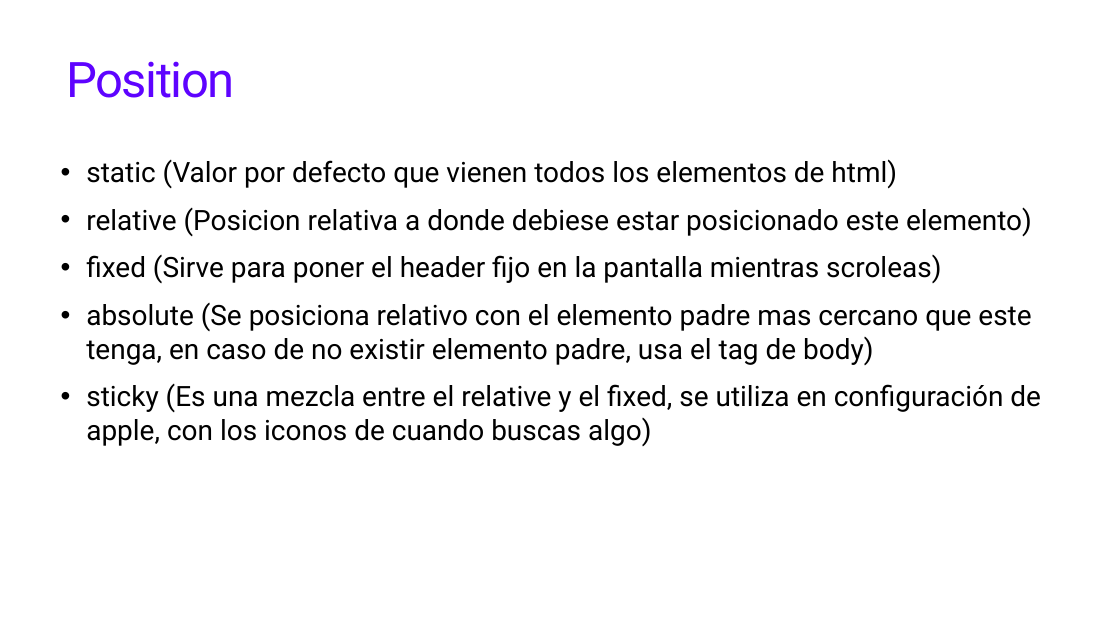
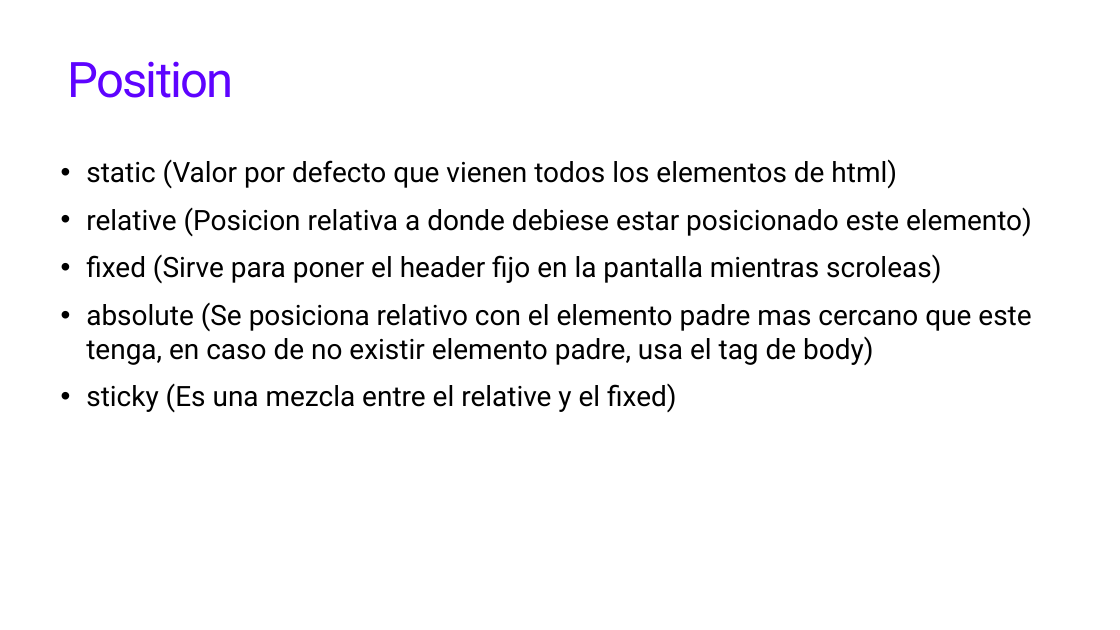
Before and after one commit to fcallipo/Labo-2-CSTC, a slide deck: slide 24 of Taller de Innovaciones Tecnológica/Unidad 4/6 - CSS parte 3.pptx. Drawn at 1120x630 pixels with LibreOffice and Linux fonts; fonts in the diff are those of the drawing. Boxes give left, top, right and bottom in pixels: in the first picture for what was removed or moved away, otherwise in the second. Text is boxed around its words. In the diff, an @@ line names an element or a change of style, - is before the commit and + after.

```diff
--- a/Taller de Innovaciones Tecnológica/Unidad 4/6 - CSS parte 3.pptx
+++ b/Taller de Innovaciones Tecnológica/Unidad 4/6 - CSS parte 3.pptx
@@ text at (x1=86, y1=384, x2=676, y2=412): text changed @@
-• sticky (Es una mezcla entre el relative y el fixed, se utiliza en configuración de apple, con los iconos de cuando buscas algo)
+• sticky (Es una mezcla entre el relative y el fixed)
```
Also in this commit, not shown: 25 other slides changed, 18 other files.
